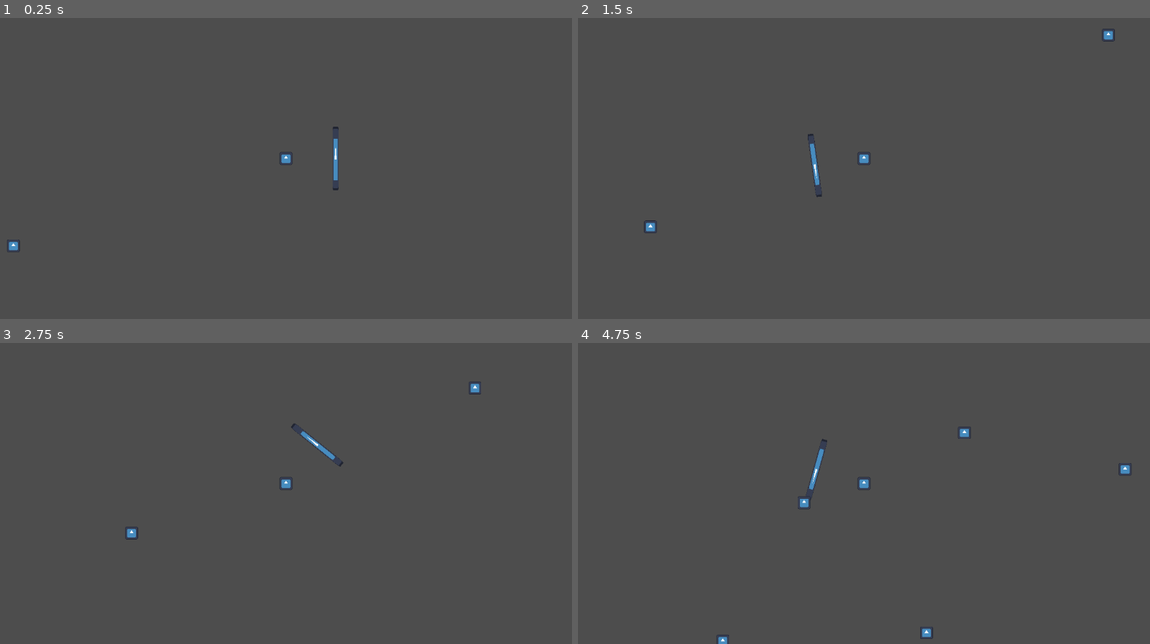
Above: before the commit, frames 1-4 (two rows, left to right).
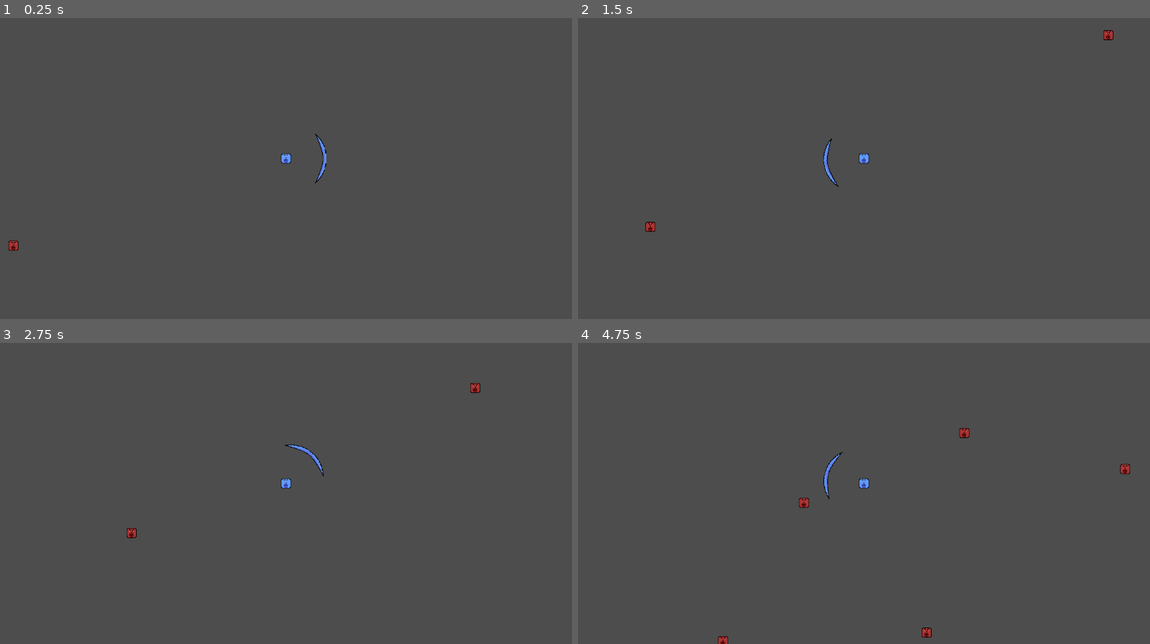
Above: after the commit, the same moments.

Repository: AndrewCromar/onehourgame
Game: Godot game, scene res://scenes/world.tscn
Two runs of this game, one before a commit and one after it. Both use one fixed random seed, a clock stepped at 60 frames per second and the inputs below. The engine's default icon, where the game draws it, is replaced by a stand-in: a white triangle on a blue panel in a dark square.
Inputs (mouse positions are in pixels of both pictures, inside the frame that each line leads up to):
- Up to frame 1 (0.25 s): no input
- Up to frame 2 (1.5 s): move the mouse to (989, 141) at 0.52 s; move the mouse to (749, 174) at 1.27 s
- Up to frame 3 (2.75 s): move the mouse to (343, 412) at 2.02 s
- Up to frame 4 (4.75 s): move the mouse to (835, 547) at 2.77 s; move the mouse to (1035, 532) at 3.52 s; move the mouse to (692, 436) at 4.27 s

The runs differ from the first frame. In frame 1, 0.4% of the frame differs, in the area x 1-60%, y 36-78%; in frame 2, 0.5%; in frame 3, 0.5%; in frame 4, 0.7%, in the area x 24-97%, y 27-100%.

Commit message:
some art

Diff:
--- a/godot-project/project.godot
+++ b/godot-project/project.godot
@@ -21,4 +21,5 @@
 
 [rendering]
 
+textures/canvas_textures/default_texture_filter=0
 rendering_device/driver.windows="d3d12"
--- a/godot-project/scenes/enemy.tscn
+++ b/godot-project/scenes/entities/enemy.tscn
@@ -1,7 +1,7 @@
 [gd_scene format=3 uid="uid://chuhrns84wer0"]
 
-[ext_resource type="Texture2D" uid="uid://wgbp4vh5wvfm" path="res://icon.svg" id="1_7p1mj"]
-[ext_resource type="Script" uid="uid://rqmrjksbg5uv" path="res://scenes/enemy.gd" id="1_md0e3"]
+[ext_resource type="Script" uid="uid://rqmrjksbg5uv" path="res://scenes/entities/enemy.gd" id="1_md0e3"]
+[ext_resource type="Texture2D" uid="uid://b1ipvb680jlmx" path="res://assets/enemy.png" id="2_md0e3"]
 
 [sub_resource type="RectangleShape2D" id="RectangleShape2D_md0e3"]
 
@@ -9,8 +9,7 @@
 script = ExtResource("1_md0e3")
 
 [node name="Sprite2D" type="Sprite2D" parent="." unique_id=1206238114]
-scale = Vector2(0.2, 0.2)
-texture = ExtResource("1_7p1mj")
+texture = ExtResource("2_md0e3")
 
 [node name="CollisionShape2D" type="CollisionShape2D" parent="." unique_id=1085251826]
 shape = SubResource("RectangleShape2D_md0e3")
--- a/godot-project/scenes/player.tscn
+++ b/godot-project/scenes/entities/player.tscn
@@ -1,8 +1,9 @@
 [gd_scene format=3 uid="uid://c13bgwgwbe8vj"]
 
-[ext_resource type="Texture2D" uid="uid://wgbp4vh5wvfm" path="res://icon.svg" id="1_3vyb7"]
-[ext_resource type="Script" uid="uid://c4yvyxxpmxmd3" path="res://scenes/player.gd" id="1_qhqgy"]
-[ext_resource type="Script" uid="uid://dniom7j77brn2" path="res://scenes/shield.gd" id="2_g2els"]
+[ext_resource type="Script" uid="uid://c4yvyxxpmxmd3" path="res://scenes/entities/player.gd" id="1_qhqgy"]
+[ext_resource type="Texture2D" uid="uid://bi7p0x4jldemq" path="res://assets/player.png" id="2_dqkch"]
+[ext_resource type="Script" uid="uid://dniom7j77brn2" path="res://scenes/entities/shield.gd" id="2_g2els"]
+[ext_resource type="Texture2D" uid="uid://eqiakl81k2o2" path="res://assets/shield.png" id="4_dqkch"]
 
 [sub_resource type="RectangleShape2D" id="RectangleShape2D_u8vuu"]
 size = Vector2(10, 100)
@@ -13,8 +14,7 @@
 script = ExtResource("1_qhqgy")
 
 [node name="Sprite2D" type="Sprite2D" parent="." unique_id=495163546]
-scale = Vector2(0.2, 0.2)
-texture = ExtResource("1_3vyb7")
+texture = ExtResource("2_dqkch")
 
 [node name="Shield" type="Node2D" parent="." unique_id=1185072165]
 script = ExtResource("2_g2els")
@@ -22,13 +22,12 @@
 [node name="StaticBody2D" type="Area2D" parent="Shield" unique_id=1844804335 groups=["shield"]]
 
 [node name="CollisionShape2D" type="CollisionShape2D" parent="Shield/StaticBody2D" unique_id=557635714]
-position = Vector2(100, 0)
+position = Vector2(75, 0)
 shape = SubResource("RectangleShape2D_u8vuu")
 
 [node name="Sprite2D" type="Sprite2D" parent="Shield" unique_id=1610739141]
-position = Vector2(100, 0)
-scale = Vector2(0.1, 1)
-texture = ExtResource("1_3vyb7")
+position = Vector2(70, 0)
+texture = ExtResource("4_dqkch")
 
 [node name="CollisionShape2D" type="CollisionShape2D" parent="." unique_id=1391303977]
 shape = SubResource("RectangleShape2D_qhqgy")
--- /dev/null
+++ b/godot-project/scenes/utils/camera_container.tscn
@@ -0,0 +1,5 @@
+[gd_scene format=3 uid="uid://fd21r1dm3c53"]
+
+[node name="CameraContainer" type="Node2D" unique_id=1021875083]
+
+[node name="Camera2D" type="Camera2D" parent="." unique_id=502118756]
--- /dev/null
+++ b/godot-project/scenes/utils/enemy_spawner.tscn
@@ -0,0 +1,8 @@
+[gd_scene format=3 uid="uid://b6c6p1rxbawce"]
+
+[ext_resource type="Script" uid="uid://b7qthyyp6axeq" path="res://scenes/utils/enemy_spawner.gd" id="1_devoi"]
+[ext_resource type="PackedScene" uid="uid://chuhrns84wer0" path="res://scenes/entities/enemy.tscn" id="2_xl0gr"]
+
+[node name="EnemySpawner" type="Node2D" unique_id=179854735]
+script = ExtResource("1_devoi")
+enemy_scene = ExtResource("2_xl0gr")
--- a/godot-project/scenes/world.tscn
+++ b/godot-project/scenes/world.tscn
@@ -1,15 +1,13 @@
 [gd_scene format=3 uid="uid://cm4aftjwe5wi4"]
 
-[ext_resource type="PackedScene" uid="uid://c13bgwgwbe8vj" path="res://scenes/player.tscn" id="1_rwgxs"]
-[ext_resource type="PackedScene" uid="uid://chuhrns84wer0" path="res://scenes/enemy.tscn" id="2_4wyf3"]
-[ext_resource type="Script" uid="uid://b7qthyyp6axeq" path="res://scenes/enemy_spawner.gd" id="2_k0juu"]
+[ext_resource type="PackedScene" uid="uid://c13bgwgwbe8vj" path="res://scenes/entities/player.tscn" id="1_rwgxs"]
+[ext_resource type="PackedScene" uid="uid://b6c6p1rxbawce" path="res://scenes/utils/enemy_spawner.tscn" id="2_rwgxs"]
+[ext_resource type="PackedScene" uid="uid://fd21r1dm3c53" path="res://scenes/utils/camera_container.tscn" id="3_4wyf3"]
 
 [node name="World" type="Node2D" unique_id=1815915779]
 
 [node name="Player" parent="." unique_id=1685806130 instance=ExtResource("1_rwgxs")]
 
-[node name="EnemySpawner" type="Node2D" parent="." unique_id=1772492400]
-script = ExtResource("2_k0juu")
-enemy_scene = ExtResource("2_4wyf3")
+[node name="EnemySpawner" parent="." unique_id=179854735 instance=ExtResource("2_rwgxs")]
 
-[node name="Camera2D" type="Camera2D" parent="." unique_id=992220620]
+[node name="CameraContainer" parent="." unique_id=1021875083 instance=ExtResource("3_4wyf3")]
Binary file added: godot-project/assets/enemy.png
Not shown, added: godot-project/assets/enemy.png.import
Binary file added: godot-project/assets/player.png
Not shown, added: godot-project/assets/player.png.import
Binary file added: godot-project/assets/shield.ase
Binary file added: godot-project/assets/shield.png
Not shown, added: godot-project/assets/shield.png.import
Renamed: godot-project/scenes/enemy.gd -> godot-project/scenes/entities/enemy.gd
Renamed: godot-project/scenes/enemy.gd.uid -> godot-project/scenes/entities/enemy.gd.uid
Renamed: godot-project/scenes/player.gd -> godot-project/scenes/entities/player.gd
Renamed: godot-project/scenes/player.gd.uid -> godot-project/scenes/entities/player.gd.uid
Renamed: godot-project/scenes/shield.gd -> godot-project/scenes/entities/shield.gd
(and 3 more such lines)
